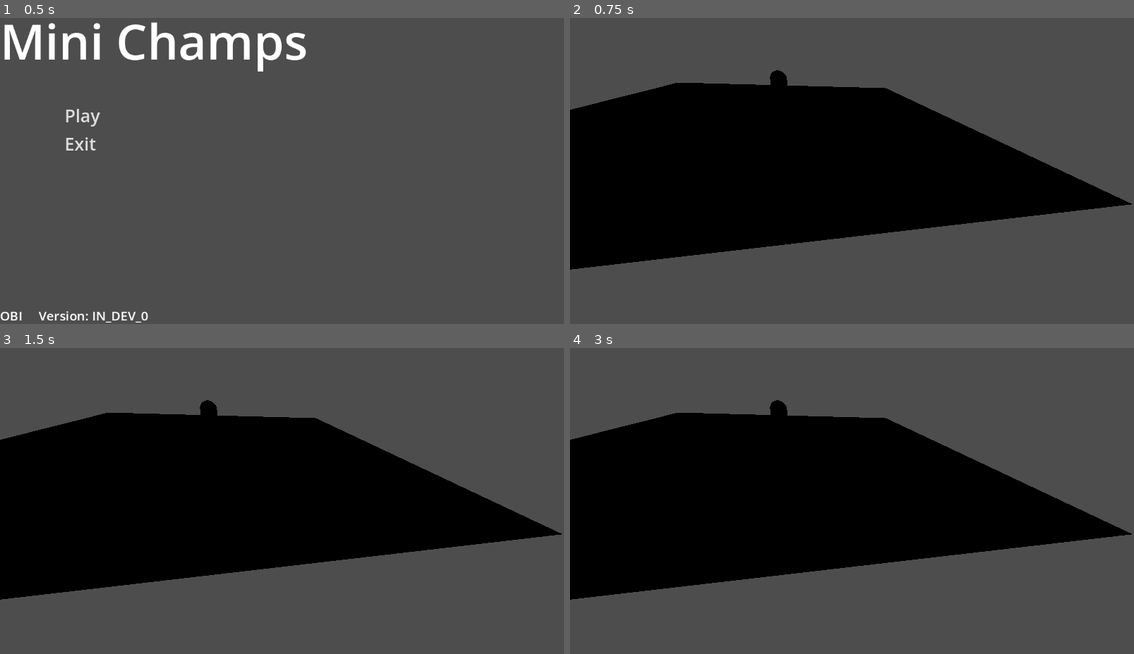
Above: before the commit, frames 1-4 (two rows, left to right).
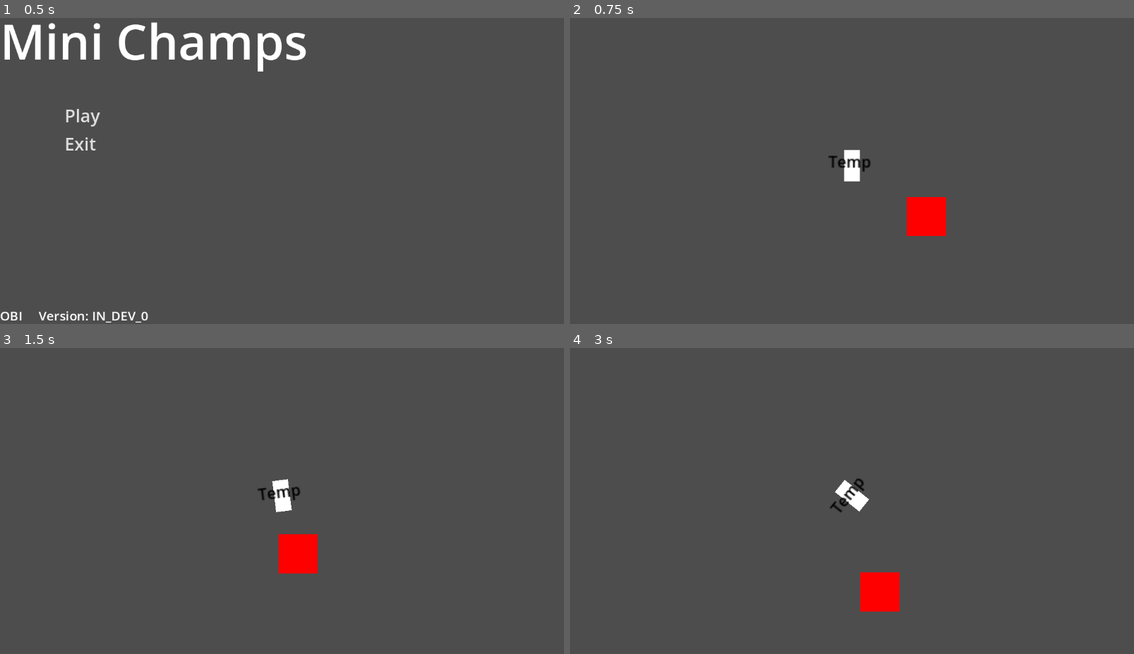
Above: after the commit, the same moments.

Repository: obin-odayo/Mini-Champs
Game: Godot game, scene res://main.tscn
Same seed, same stepped clock (60 frames per second), same inputs: the game is played once before the commit and once after it.
Inputs (mouse positions are in pixels of both pictures, inside the frame that each line leads up to):
- Up to frame 1 (0.5 s): no input
- Up to frame 2 (0.75 s): click "Play" at 0.5 s
- Up to frame 3 (1.5 s): tap Enter at 1.25 s; move the mouse to (406, 479) at 1.27 s; hold Right mouse button (moveClick, bound only after the commit) from 1.28 s (still down)
- Up to frame 4 (3 s): tap Space at 2 s; move the mouse to (739, 510) at 2.02 s; release Right mouse button (moveClick, bound only after the commit) at 2.03 s; right-click (739, 510) at 2.1 s; tap Enter at 2.75 s; move the mouse to (908, 427) at 2.77 s; hold Right mouse button (moveClick, bound only after the commit) from 2.78 s (still down)

Frame 1 is identical in both runs. In frame 2, 40% of the frame differs, in the area x 0-100%, y 17-83%; in frame 3, 40%; in frame 4, 41%, in the area x 0-100%, y 17-87%.

Commit message:
Added map and character

Diff:
--- a/game/characters/ratchet.gd
+++ /dev/null
@@ -1,6 +0,0 @@
-extends CharacterBody3D
-
-@export var speed = 14
-@export var fall_acceleration = 75
-
-var target_velocity = Vector3.ZERO
--- a/game/characters/ratchet.tscn
+++ /dev/null
@@ -1,20 +0,0 @@
-[gd_scene load_steps=4 format=3 uid="uid://xl7ust8qrtf1"]
-
-[ext_resource type="Script" path="res://game/characters/ratchet.gd" id="1_panwf"]
-
-[sub_resource type="CapsuleShape3D" id="CapsuleShape3D_ldcgq"]
-
-[sub_resource type="CapsuleMesh" id="CapsuleMesh_0fe6q"]
-
-[node name="Ratchet" type="CharacterBody3D"]
-script = ExtResource("1_panwf")
-
-[node name="Pivot" type="Node3D" parent="."]
-
-[node name="Character" type="Node3D" parent="Pivot"]
-
-[node name="CollisionShape3D" type="CollisionShape3D" parent="."]
-shape = SubResource("CapsuleShape3D_ldcgq")
-
-[node name="MeshInstance3D" type="MeshInstance3D" parent="CollisionShape3D"]
-mesh = SubResource("CapsuleMesh_0fe6q")
--- /dev/null
+++ b/game/characters/terra.gd
@@ -0,0 +1,29 @@
+extends CharacterBody2D
+
+var speed = 300
+var target = Vector2() # sets the mouse click position to an ordered pair
+
+func _input(event):
+
+	if event.is_action_pressed('moveClick'):
+		target = get_global_mouse_position()
+
+func _physics_process(delta):
+	# see comment in var target
+	# print(target)
+
+	# move the player to the target
+	velocity = (target - position).normalized() * speed
+
+	# rotate the player based on the location of the target
+	# TODO: in the future run a specific sprite animation based on the rotation of the player.
+	# because what this does is that it ROTATES the player in the 2d plane but the character
+	# does not "move/look around."
+	rotation = velocity.angle()
+
+	# move the player if they're not in the target yet
+	if (target - position).length() > 5:
+		# print("move")
+		move_and_slide()
+	# else:
+		# print("stop")
--- /dev/null
+++ b/game/characters/terra.tscn
@@ -0,0 +1,31 @@
+[gd_scene load_steps=3 format=3 uid="uid://cmwv2hvg2m44"]
+
+[ext_resource type="Script" path="res://game/characters/terra.gd" id="1_wwxx7"]
+
+[sub_resource type="CapsuleShape2D" id="CapsuleShape2D_dbnke"]
+
+[node name="Terra" type="CharacterBody2D"]
+script = ExtResource("1_wwxx7")
+
+[node name="CollisionShape2D" type="CollisionShape2D" parent="."]
+shape = SubResource("CapsuleShape2D_dbnke")
+
+[node name="Sprite2D" type="Sprite2D" parent="CollisionShape2D"]
+
+[node name="Label" type="Label" parent="."]
+z_index = 1
+offset_left = -24.0
+offset_top = -16.0
+offset_right = 20.0
+offset_bottom = 7.0
+theme_override_colors/font_color = Color(0, 0, 0, 1)
+text = "Temp"
+
+[node name="ColorRect" type="ColorRect" parent="."]
+offset_left = -8.0
+offset_top = -16.0
+offset_right = 8.0
+offset_bottom = 16.0
+
+[node name="Camera2D" type="Camera2D" parent="."]
+zoom = Vector2(2, 2)
--- /dev/null
+++ b/game/maps/solsticePlaza.tscn
@@ -0,0 +1,14 @@
+[gd_scene load_steps=2 format=3 uid="uid://c7hgulv4rhvov"]
+
+[ext_resource type="PackedScene" uid="uid://cmwv2hvg2m44" path="res://game/characters/terra.tscn" id="1_aatxx"]
+
+[node name="Map" type="Node2D"]
+
+[node name="Terra" parent="." instance=ExtResource("1_aatxx")]
+
+[node name="ColorRect" type="ColorRect" parent="."]
+offset_left = 56.0
+offset_top = 32.0
+offset_right = 96.0
+offset_bottom = 72.0
+color = Color(1, 0, 0, 1)
--- a/game/maps/solsticeRift.tscn
+++ /dev/null
@@ -1,26 +0,0 @@
-[gd_scene load_steps=4 format=3 uid="uid://b2p8htpuk23la"]
-
-[ext_resource type="PackedScene" uid="uid://xl7ust8qrtf1" path="res://game/characters/ratchet.tscn" id="1_s6h5p"]
-
-[sub_resource type="BoxShape3D" id="BoxShape3D_ekogq"]
-size = Vector3(6, 1, 9.13281)
-
-[sub_resource type="PlaneMesh" id="PlaneMesh_l53np"]
-
-[node name="SolsticeRift" type="Node3D"]
-
-[node name="StaticBody3D" type="StaticBody3D" parent="."]
-
-[node name="CollisionShape3D" type="CollisionShape3D" parent="StaticBody3D"]
-transform = Transform3D(3.73, 0, 0, 0, 3.73, 0, 0, 0, 3.73, 0, 0, 0)
-shape = SubResource("BoxShape3D_ekogq")
-
-[node name="MeshInstance3D" type="MeshInstance3D" parent="StaticBody3D/CollisionShape3D"]
-transform = Transform3D(3.02, 0, 0, 0, 3.02, 0, 0, 0, 3.02, 0, 0.5, 0)
-mesh = SubResource("PlaneMesh_l53np")
-
-[node name="Camera3D" type="Camera3D" parent="."]
-transform = Transform3D(-0.979929, -0.0470698, 0.19371, 0.0524801, 0.876533, 0.478473, -0.192315, 0.479036, -0.85647, -1.72838, 5.45495, -14.4427)
-
-[node name="Ratchet" parent="." instance=ExtResource("1_s6h5p")]
-transform = Transform3D(1, 0, 0, 0, 1, 0, 0, 0, 1, 0, 3.29, 0)
--- a/main.gd
+++ b/main.gd
@@ -4,4 +4,4 @@
 	get_tree().quit()
 
 func _on_play_button_pressed():
-	get_tree().change_scene_to_file("res://game/maps/solsticeRift.tscn")
+	get_tree().change_scene_to_file("res://game/maps/solsticePlaza.tscn")
--- a/project.godot
+++ b/project.godot
@@ -14,3 +14,11 @@
 run/main_scene="res://main.tscn"
 config/features=PackedStringArray("4.2", "Forward Plus")
 config/icon="res://icon.svg"
+
+[input]
+
+moveClick={
+"deadzone": 0.5,
+"events": [Object(InputEventMouseButton,"resource_local_to_scene":false,"resource_name":"","device":-1,"window_id":0,"alt_pressed":false,"shift_pressed":false,"ctrl_pressed":false,"meta_pressed":false,"button_mask":0,"position":Vector2(0, 0),"global_position":Vector2(0, 0),"factor":1.0,"button_index":2,"canceled":false,"pressed":false,"double_click":false,"script":null)
+]
+}
Not shown, changed: README.md
Not shown, added: game/characters/rat3C5E.tmp
Not shown, added: game/characters/rat5823.tmp
Not shown, added: game/maps/solD79A.tmp
